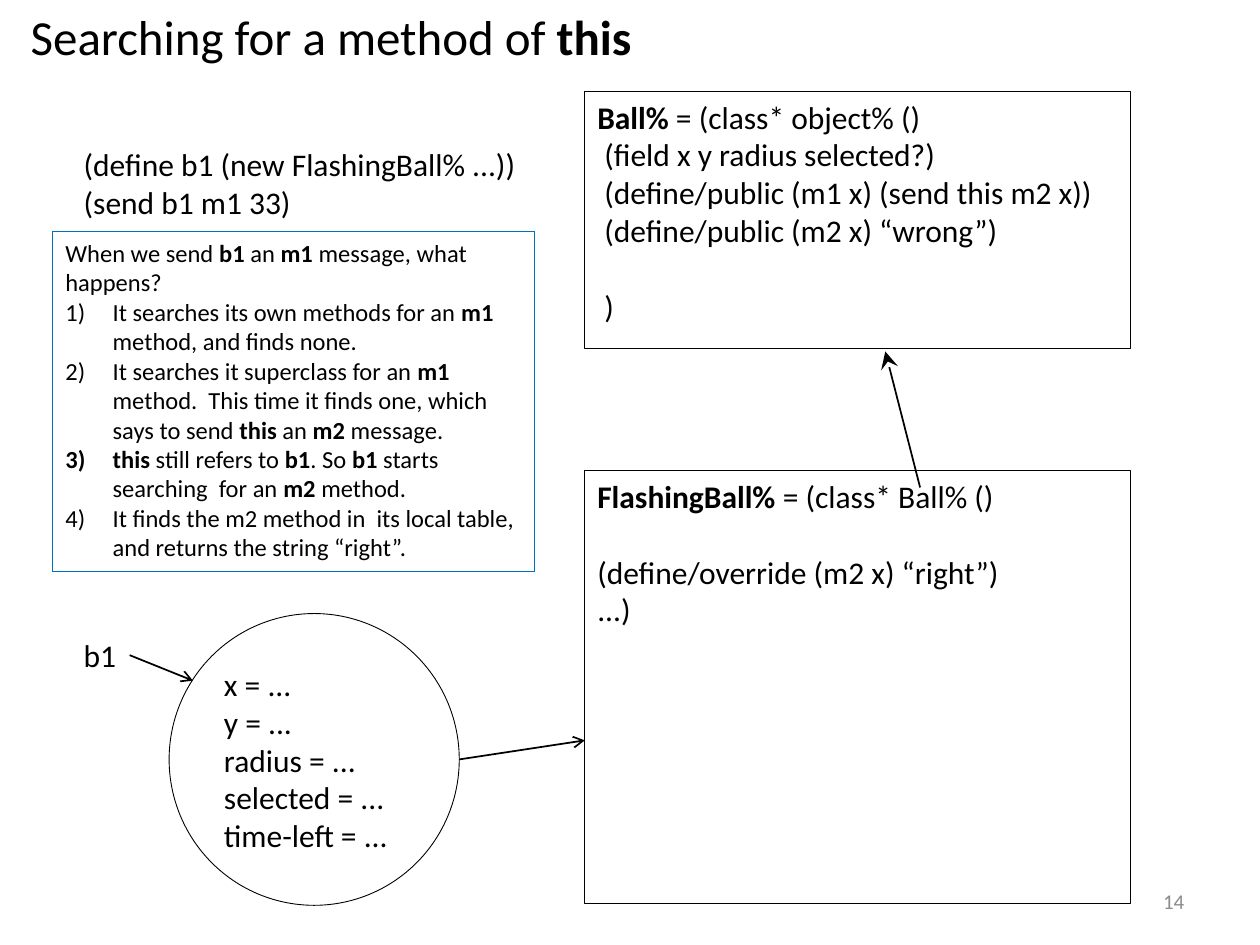
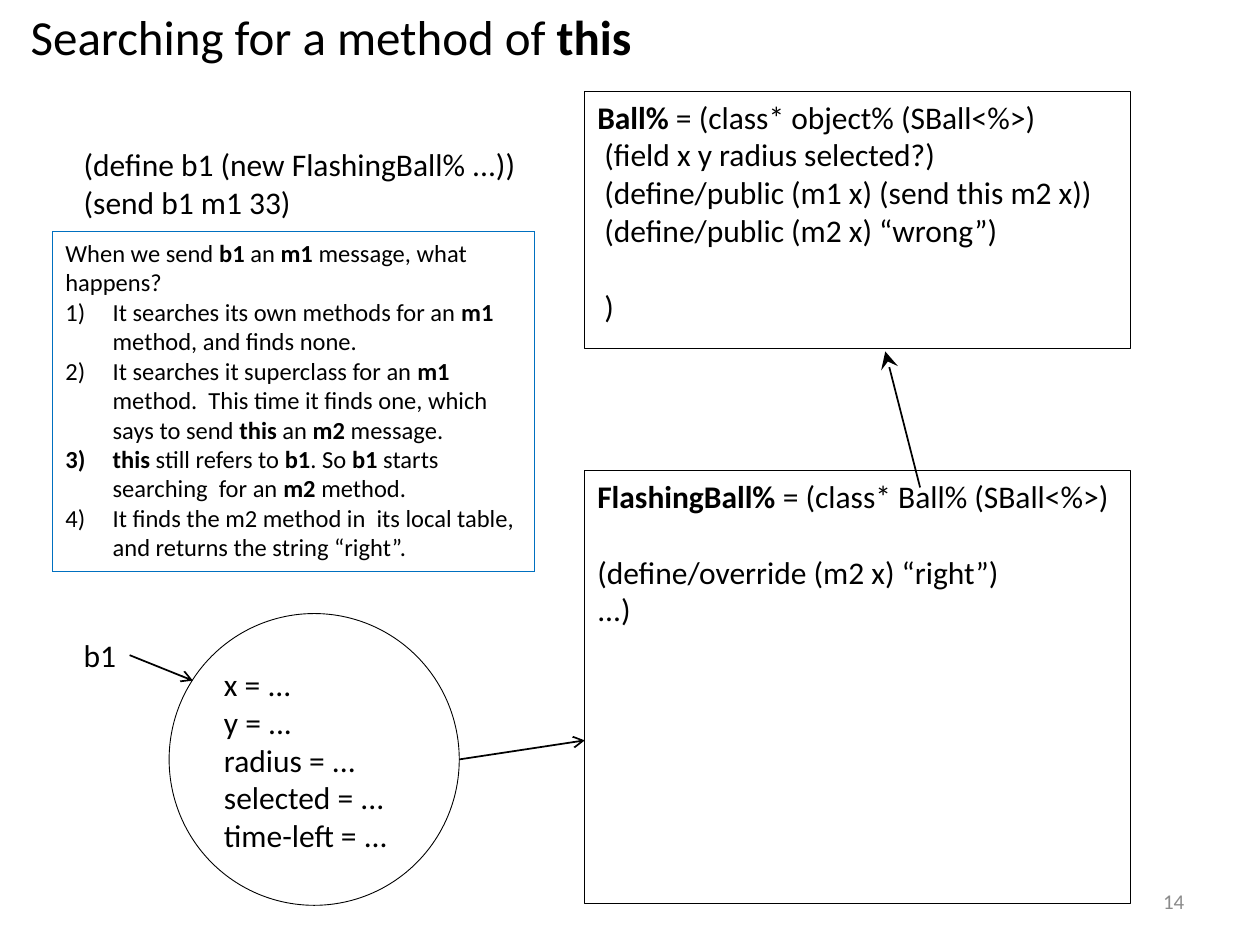
Before and after one commit to mwand/cs5010f16, a slide deck: slide 14 of Slides/Lesson 11.2 Using Inheritance to Share Implementations.pptx. Drawn at 1260x945 pixels with LibreOffice and Linux fonts; fonts in the diff are those of the drawing. Boxes give left, top, right and bottom in pixels: in the first picture for what was removed or moved away, otherwise in the second. Text is boxed around its words. In the diff, an @@ line names an element or a change of style, - is before the commit and + after.

```diff
--- a/Slides/Lesson 11.2 Using Inheritance to Share Implementations.pptx
+++ b/Slides/Lesson 11.2 Using Inheritance to Share Implementations.pptx
@@ text in rectangle at box(597, 106, 1035, 135): text changed @@
-Ball% = (class* object% ()
+Ball% = (class* object% (SBall<%>)
@@ text in rectangle at box(597, 482, 1108, 514): text changed @@
-FlashingBall% = (class* Ball% ()
+FlashingBall% = (class* Ball% (SBall<%>)
```
Also in this commit, not shown: 2 other slides changed, 3 other files.
